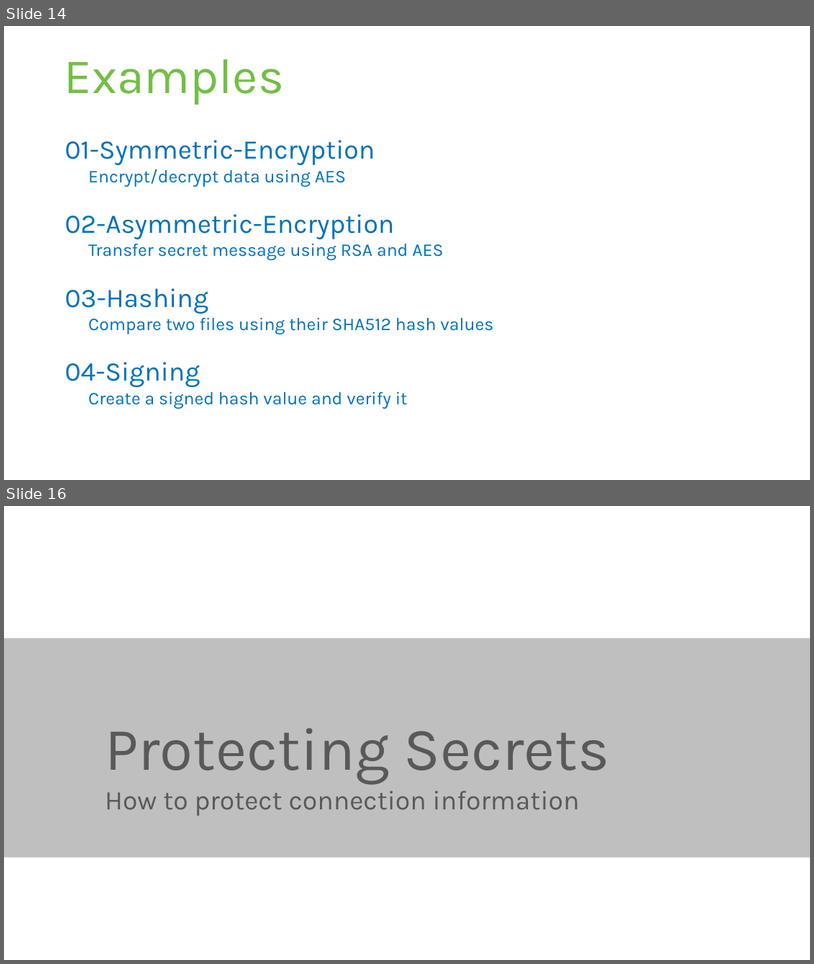
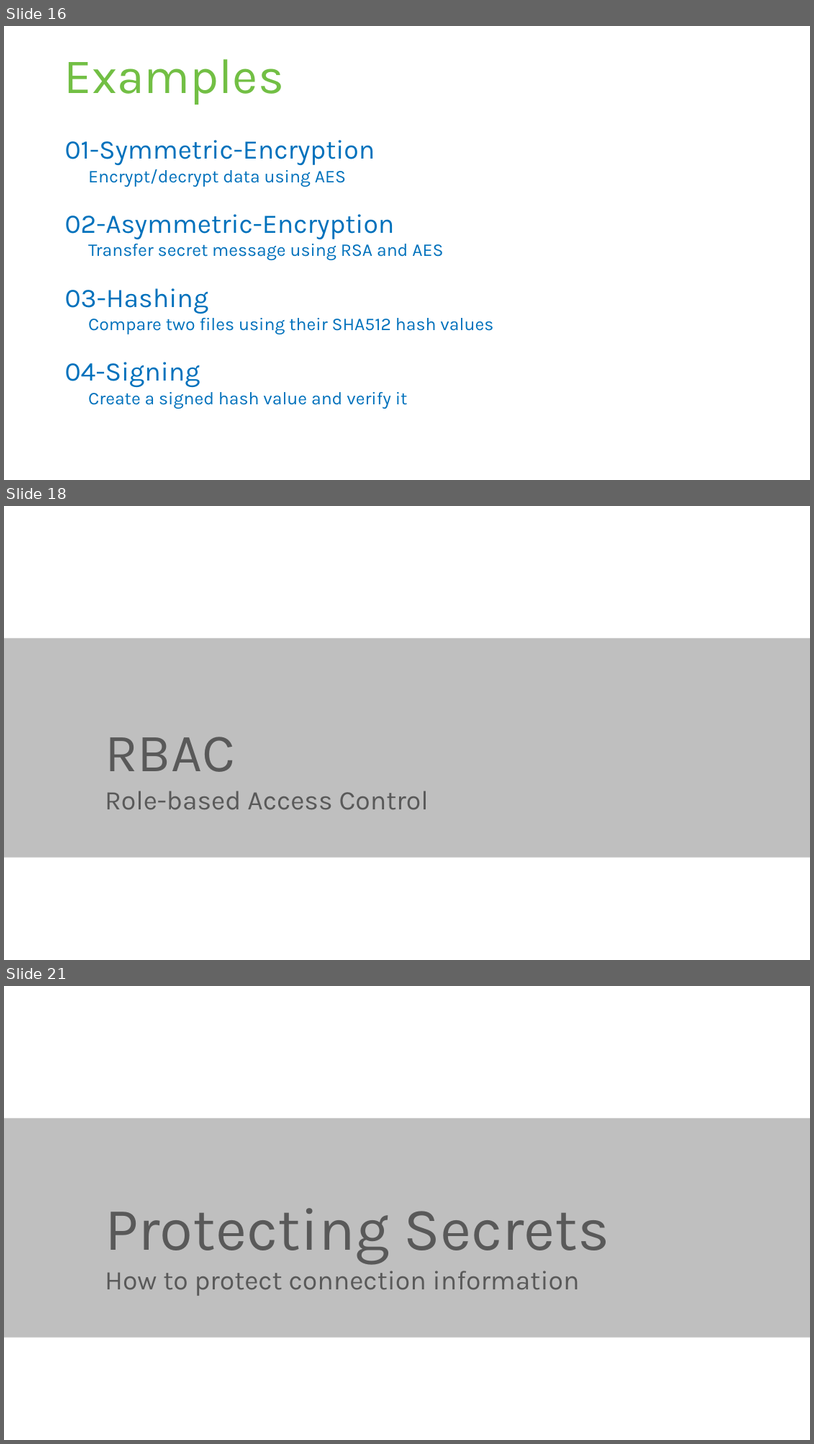
Before and after one commit to rstropek/SecureCodingDotNet, a slide deck: Slides/Secure-Coding-Dot-Net.pptx. Shown one above the other, each under a label of ours: slides 14 and 16 before the commit, slides 16, 18 and 21 after it; the slides between them are not shown. The pictures are 814x964 and 814x1444 pixels, drawn with LibreOffice and Linux fonts; fonts in the diff are those of the drawing. Boxes give left, top, right and bottom in pixels: in the first picture for what was removed or moved away, otherwise in the second. Text is boxed around its words. In the diff, an @@ line names an element or a change of style, - is before the commit and + after.

```diff
--- a/Slides/Secure-Coding-Dot-Net.pptx
+++ b/Slides/Secure-Coding-Dot-Net.pptx
@@ slide 18 added at (x1=4, y1=506, x2=810, y2=960), background #FFFFFF; not listed: 1 template element that a slide beside it also shows @@
@@ title added at (x1=105, y1=736, x2=235, y2=772), 48 pt, text #595959 @@
+RBAC
@@ text added at (x1=105, y1=790, x2=429, y2=810), 24 pt, text #595959 @@
+Role-based Access Control
@@ what was slide 14 is now slide 16 @@
@@ what was slide 16 is now slide 21 @@
```
Also in this commit, not shown: 3 slides changed, 4 other slides added, 1 other file.
